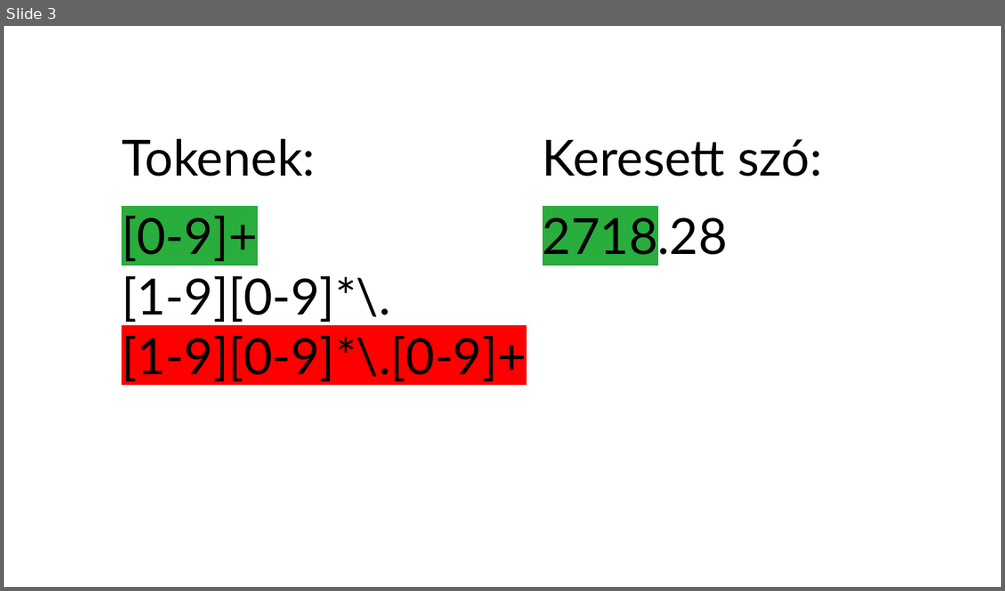
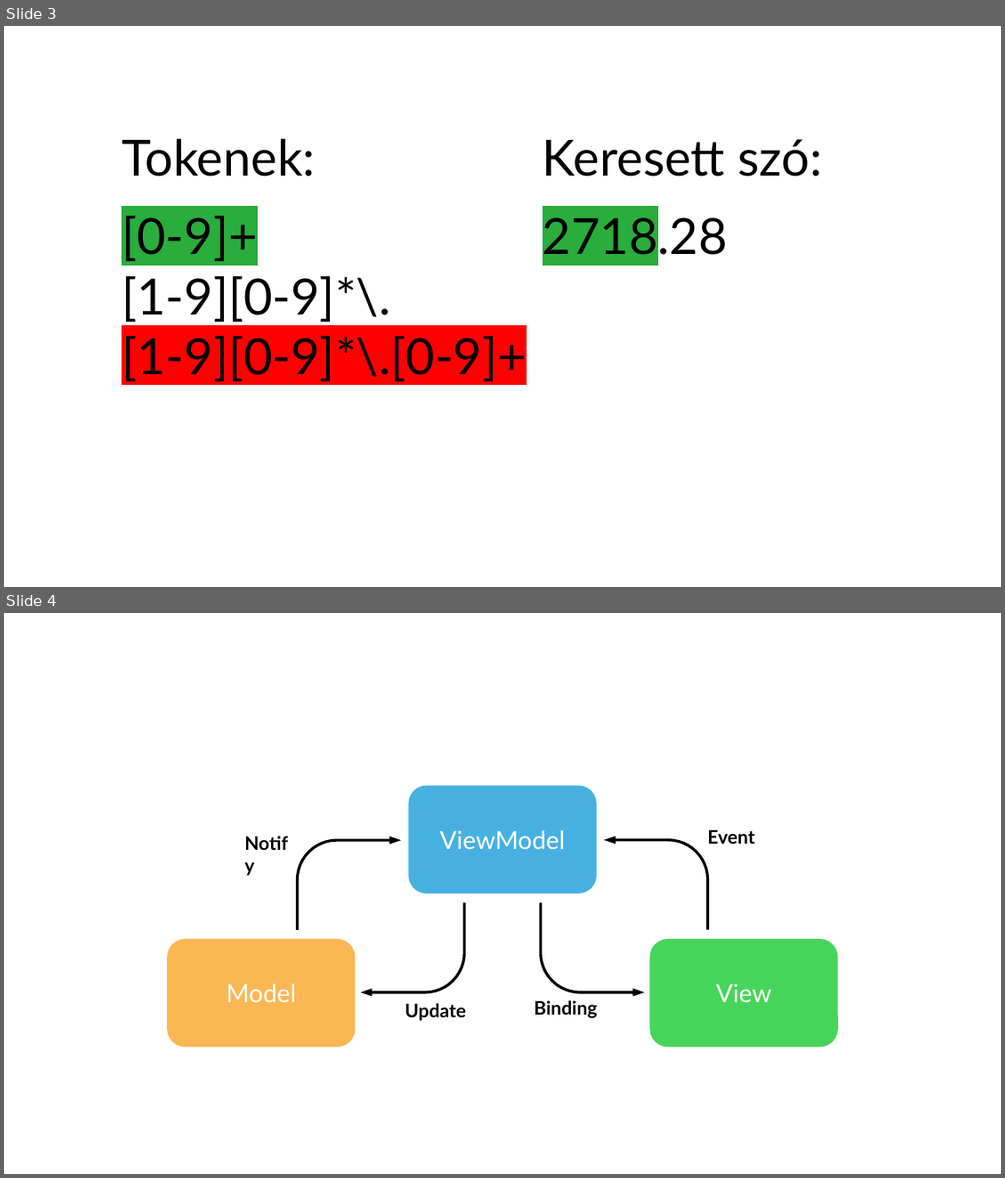
Before and after one commit to VarazsGoreny04/BSC-thesis, a slide deck: Pictures/Bemutató1.pptx. Shown one above the other, each under a label of ours: slide 3 before the commit, slides 3 and 4 after it. The pictures are 1005x591 and 1005x1178 pixels, drawn with LibreOffice and Linux fonts; fonts in the diff are those of the drawing. Boxes give left, top, right and bottom in pixels: in the first picture for what was removed or moved away, otherwise in the second. Text is boxed around its words. In the diff, an @@ line names an element or a change of style, - is before the commit and + after.

```diff
--- a/Pictures/Bemutató1.pptx
+++ b/Pictures/Bemutató1.pptx
@@ slide 4 added at [4, 613, 1001, 1174], background #FFFFFF @@
@@ rounded rectangle added at [409, 786, 597, 893], fill #46B1E1, 24 pt, text #FFFFFF @@
+ViewModel
@@ text added at [237, 827, 305, 858], 18 pt, text #000000, bold @@
+Notify
@@ bent arrow added at [297, 837, 398, 929], fill #000000, outline #000000 1.5 pt @@
@@ bent arrow added at [606, 837, 708, 929], fill #000000, outline #000000 1.5 pt @@
@@ text added at [707, 829, 754, 844], 18 pt, text #000000, bold @@
+Event
@@ bent arrow added at [363, 903, 465, 995], fill #000000, outline #000000 1.5 pt @@
@@ bent arrow added at [540, 903, 642, 995], fill #000000, outline #000000 1.5 pt @@
@@ rounded rectangle added at [167, 939, 356, 1046], fill #FBB753, 24 pt, text #FFFFFF @@
+Model
@@ rounded rectangle added at [650, 939, 839, 1046], fill #47D45A, 24 pt, text #FFFFFF @@
+View
@@ text added at [404, 1003, 466, 1021], 18 pt, text #000000, bold @@
+Update
@@ text added at [534, 1000, 597, 1018], 18 pt, text #000000, bold @@
+Binding
```
Also in this commit, not shown: 11 other files.
